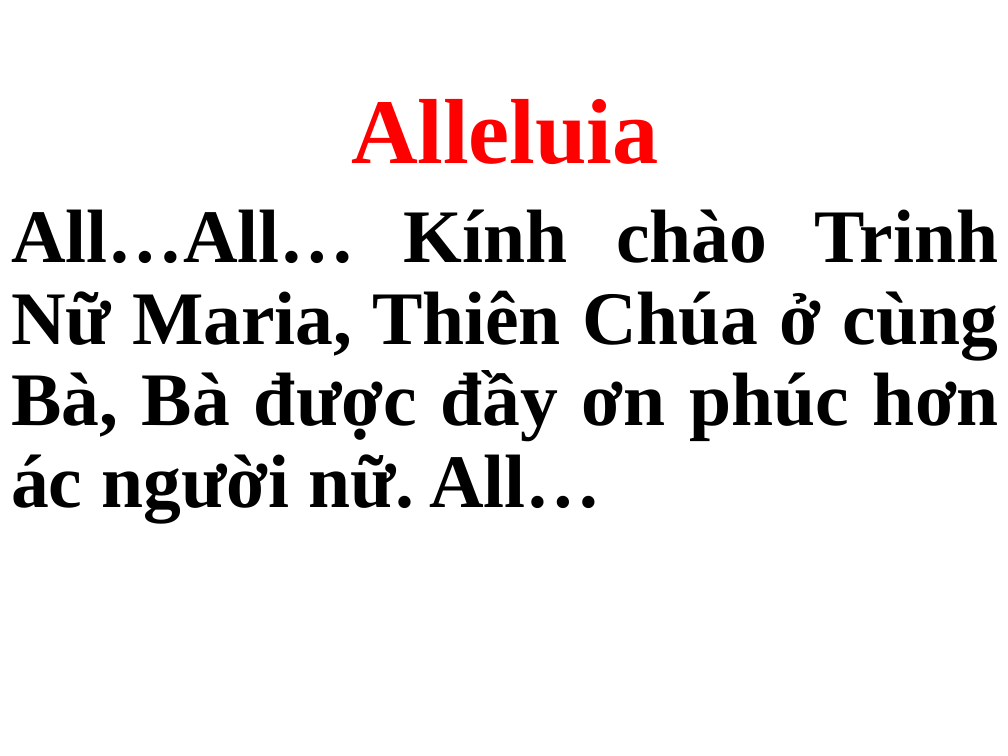
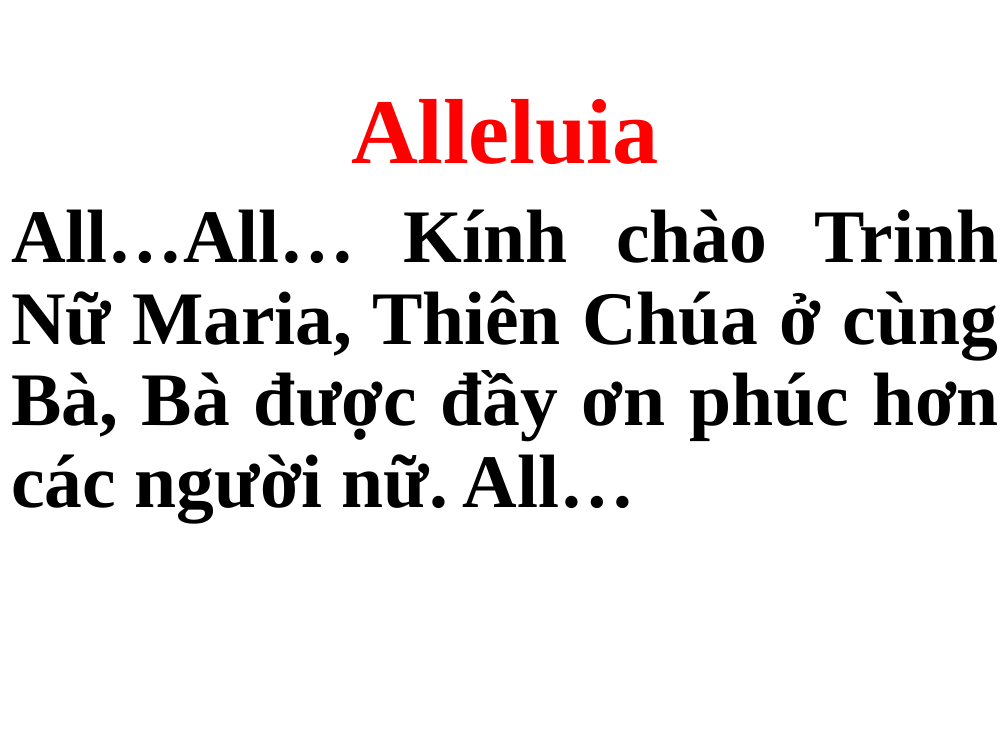
Before and after one commit to peteranh99/usb-songs, a slide deck: slide 12 of Thứ 3.pptx. Drawn at 1008x756 pixels with LibreOffice and Linux fonts; fonts in the diff are those of the drawing. Boxes give left, top, right and bottom in pixels: in the first picture for what was removed or moved away, otherwise in the second. Text is boxed around its words. In the diff, an @@ line names an element or a change of style, - is before the commit and + after.

```diff
--- a/Thứ 3.pptx
+++ b/Thứ 3.pptx
@@ subtitle at <box>11,209,999,522</box>: text changed; text colour #000000 to #1F1F1F @@
-All…All… Kính chào Trinh Nữ Maria, Thiên Chúa ở cùng Bà, Bà được đầy ơn phúc hơn ác người nữ. All…
+All…All… Kính chào Trinh Nữ Maria, Thiên Chúa ở cùng Bà, Bà được đầy ơn phúc hơn các người nữ. All…
```
Also in this commit, not shown: 33 other slides changed, 12 slides added, 2 other files.
